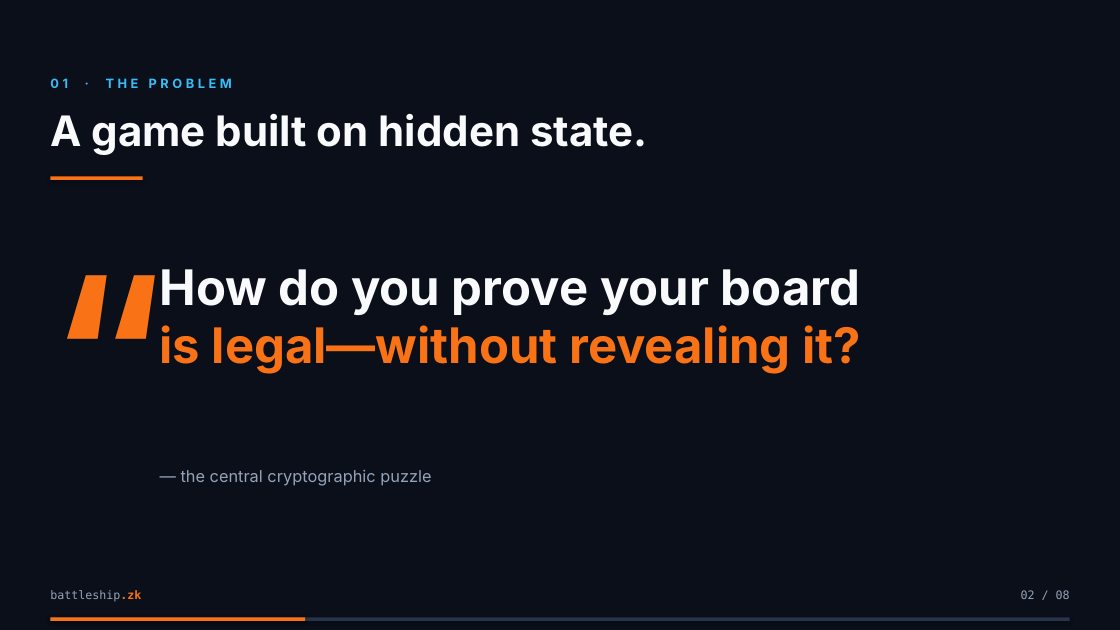
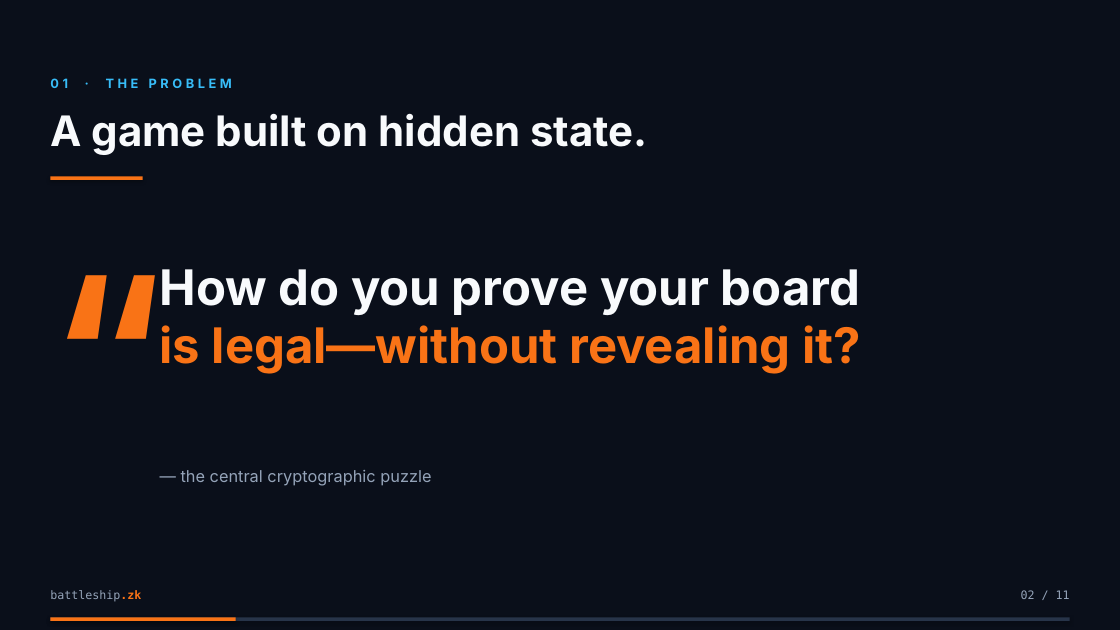
Before and after one commit to ppabba101/solidity-battleship, a slide deck: slide 2 of presentation/battleship-zk-demo.pptx. Drawn at 1120x630 pixels with LibreOffice and Linux fonts; fonts in the diff are those of the drawing. Boxes give left, top, right and bottom in pixels: in the first picture for what was removed or moved away, otherwise in the second. Text is boxed around its words. In the diff, an @@ line names an element or a change of style, - is before the commit and + after.

```diff
--- a/presentation/battleship-zk-demo.pptx
+++ b/presentation/battleship-zk-demo.pptx
@@ text at (1021,590,1070,599): text changed @@
-02 / 08
+02 / 11
@@ rectangle: place and size @@
-rectangle at (50,618,305,621)
+rectangle at (50,618,236,621)
```
Also in this commit, not shown: 6 other slides changed, 4 slides added, 1 slide removed, 14 other files.
